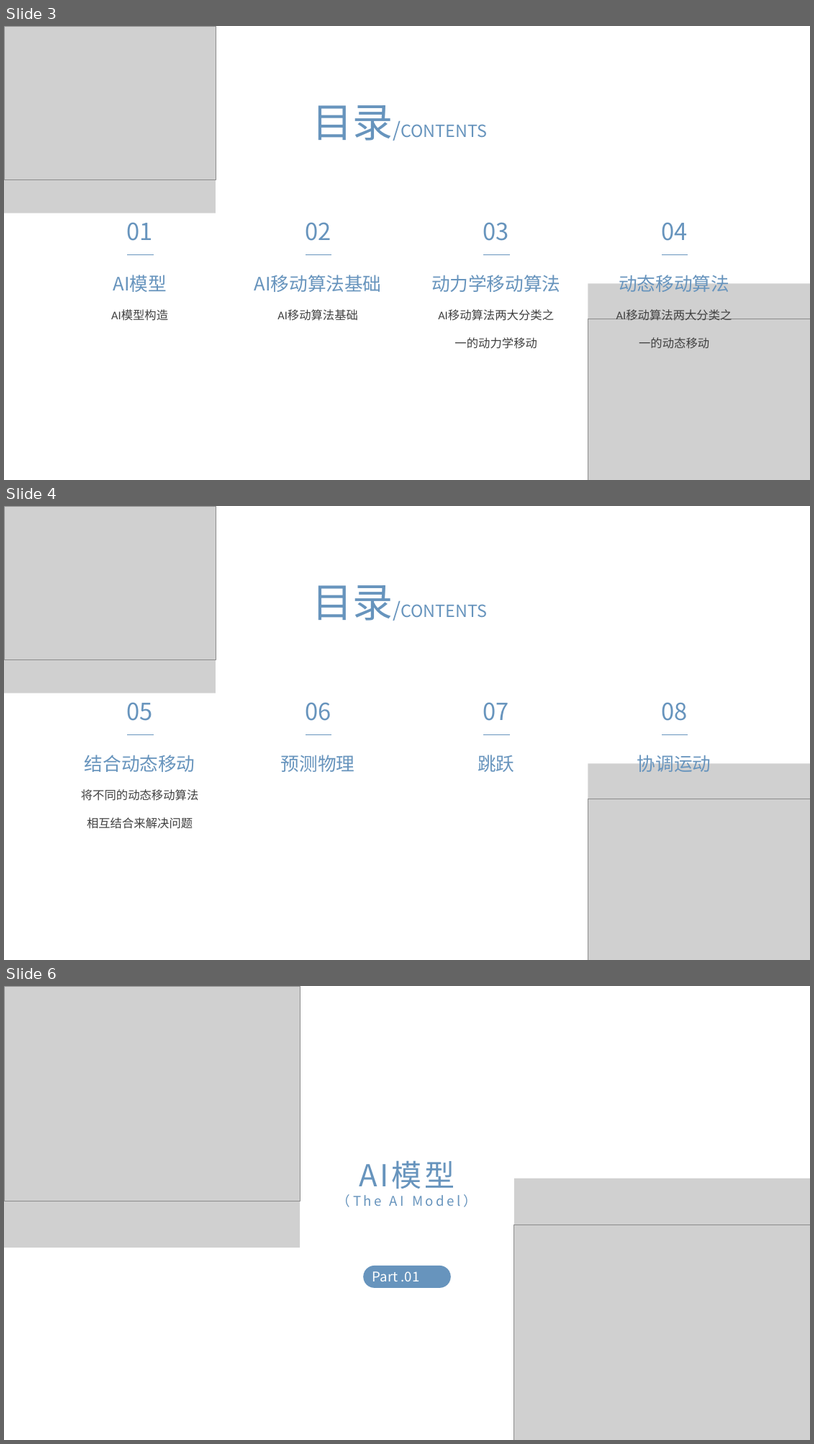
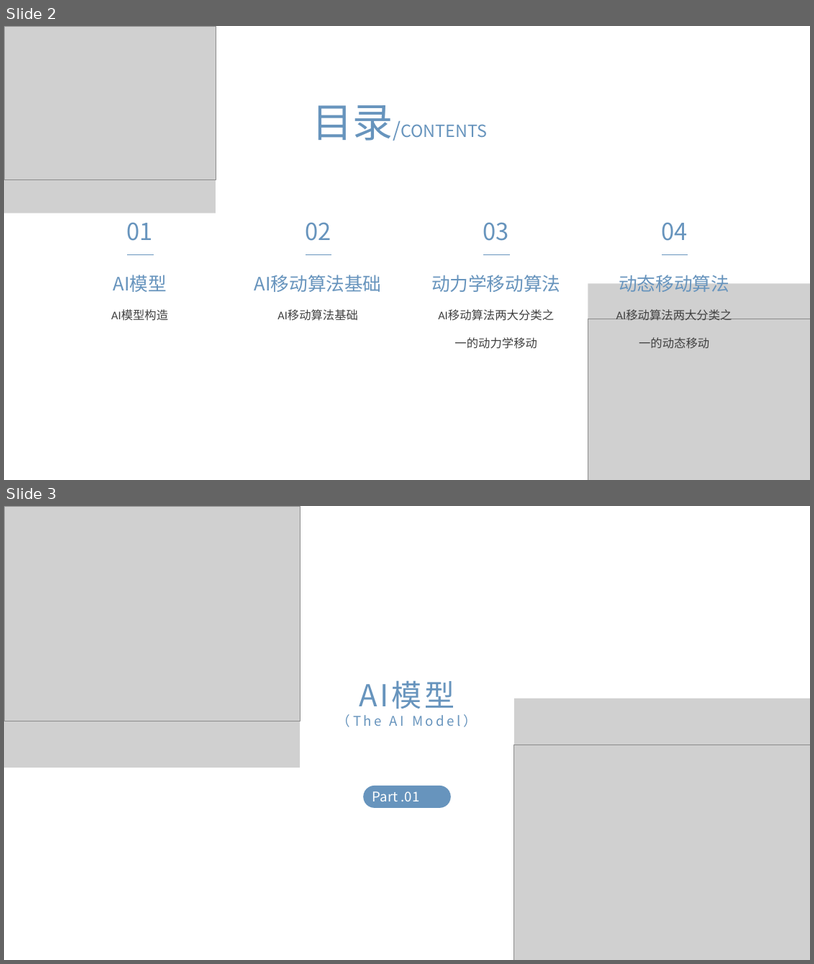
Before and after one commit to HongYD/AIForGames, a slide deck: MovementAI.pptx. Shown one above the other, each under a label of ours: slides 3, 4 and 6 before the commit, slides 2 and 3 after it; the slides between them are not shown. The pictures are 814x1444 and 814x964 pixels, drawn with LibreOffice and Linux fonts; fonts in the diff are those of the drawing; grey boxes stand for pictures. Boxes give left, top, right and bottom in pixels: in the first picture for what was removed or moved away, otherwise in the second. Text is boxed around its words. In the diff, an @@ line names an element or a change of style, - is before the commit and + after.

```diff
--- a/MovementAI.pptx
+++ b/MovementAI.pptx
@@ slide 4 removed at [4, 506, 810, 960], background #FFFFFF @@
@@ picture removed at [4, 506, 216, 693] @@
@@ picture removed at [4, 506, 216, 659] @@
@@ text removed at [312, 585, 487, 620] @@
-目录/CONTENTS
@@ group removed at [81, 702, 199, 829]: 3 texts, 1 line @@
-将不同的动态移动算法相互结合来解决问题
-结合动态移动
-05
@@ text removed at [305, 702, 331, 721] @@
-06
@@ text removed at [484, 702, 509, 721] @@
-07
@@ text removed at [661, 702, 687, 721] @@
-08
@@ line removed from (332, 735) to (305, 735) @@
@@ line removed from (509, 735) to (484, 735) @@
@@ line removed from (688, 735) to (662, 735) @@
@@ text removed at [281, 754, 355, 772] @@
-预测物理
@@ text removed at [478, 754, 514, 772] @@
-跳跃
@@ picture removed at [589, 764, 810, 960] @@
@@ text removed at [638, 751, 712, 772] @@
-协调运动
@@ picture removed at [589, 798, 810, 960] @@
@@ what was slide 3 is now slide 2 @@
@@ what was slide 6 is now slide 3 @@
```
Also in this commit, not shown: 2 slides changed, 11 slides added, 1 other slide removed.
